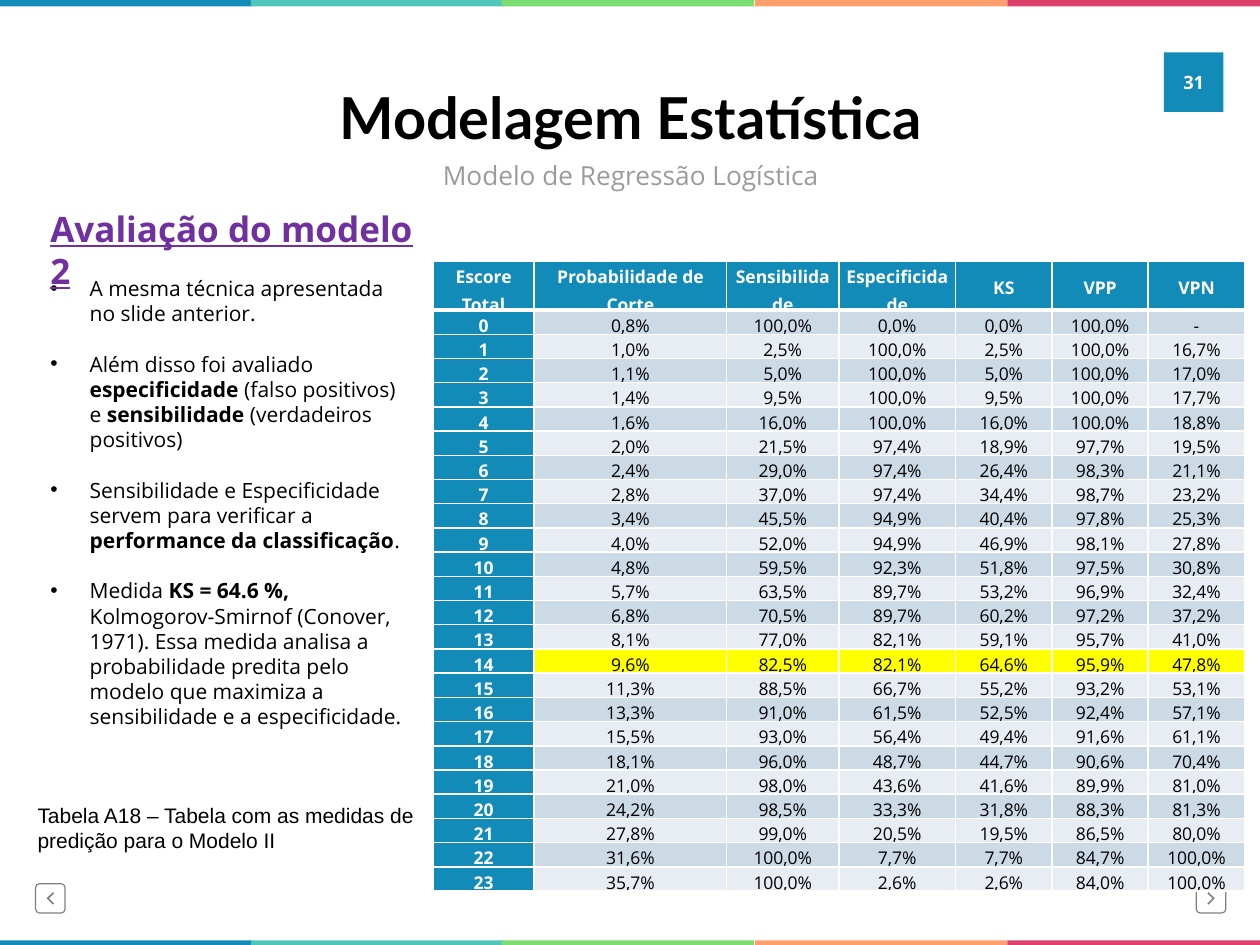
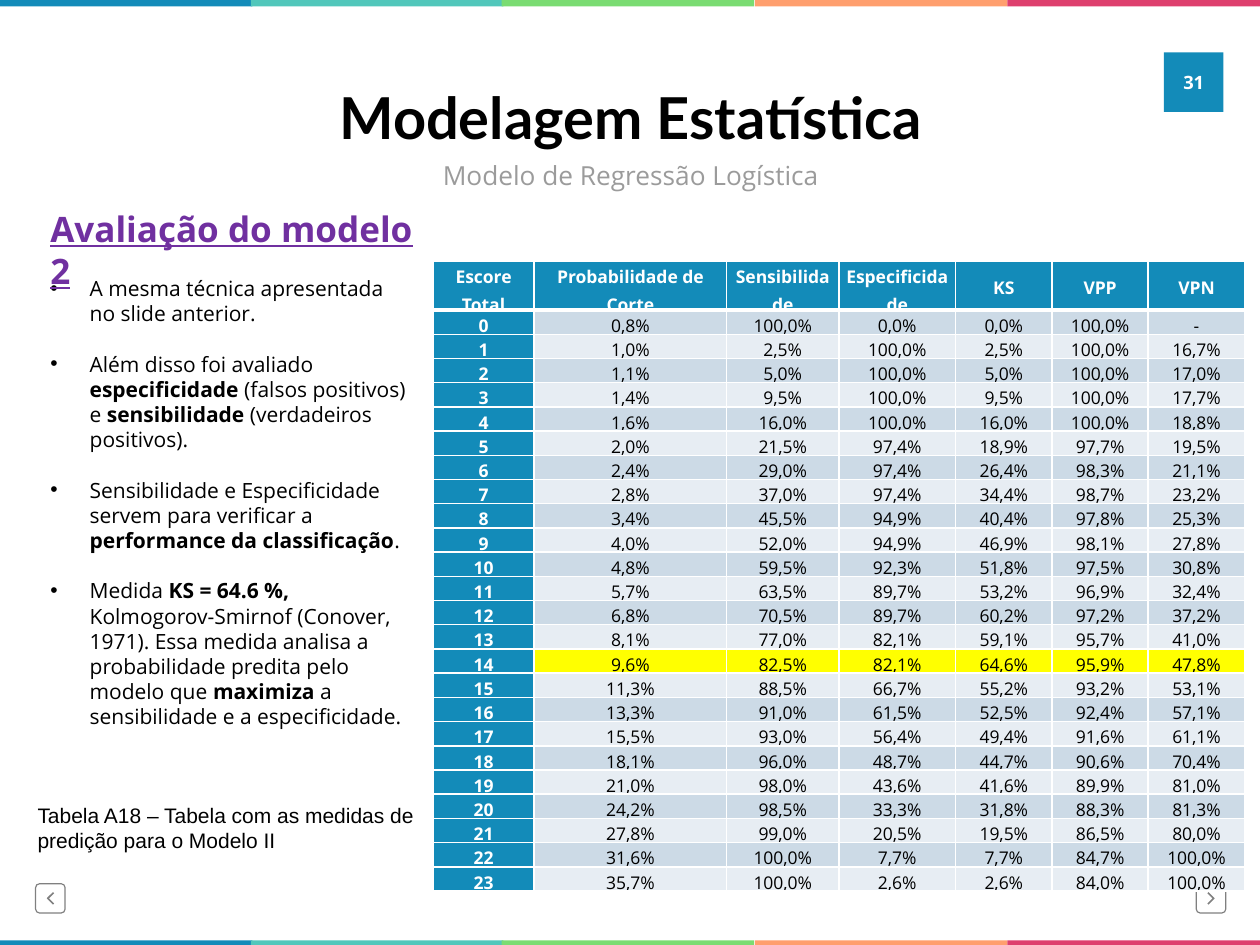
Before and after one commit to nosbielcs/verao_usp_2017, a slide deck: slide 31 of exploratoria/slide_final.pptx. Drawn at 1260x945 pixels with LibreOffice and Linux fonts; fonts in the diff are those of the drawing. Boxes give left, top, right and bottom in pixels: in the first picture for what was removed or moved away, otherwise in the second. Text is boxed around its words. In the diff, an @@ line names an element or a change of style, - is before the commit and + after.

```diff
--- a/exploratoria/slide_final.pptx
+++ b/exploratoria/slide_final.pptx
@@ text at [90,356,406,452]: text changed @@
-• Além disso foi avaliado especificidade (falso positivos) e sensibilidade (verdadeiros positivos)
+• Além disso foi avaliado especificidade (falsos positivos) e sensibilidade (verdadeiros positivos).
@@ text at [90,582,401,729]: bold on in "maximiza" @@
```
Also in this commit, not shown: 3 other slides changed, 1 other file.
